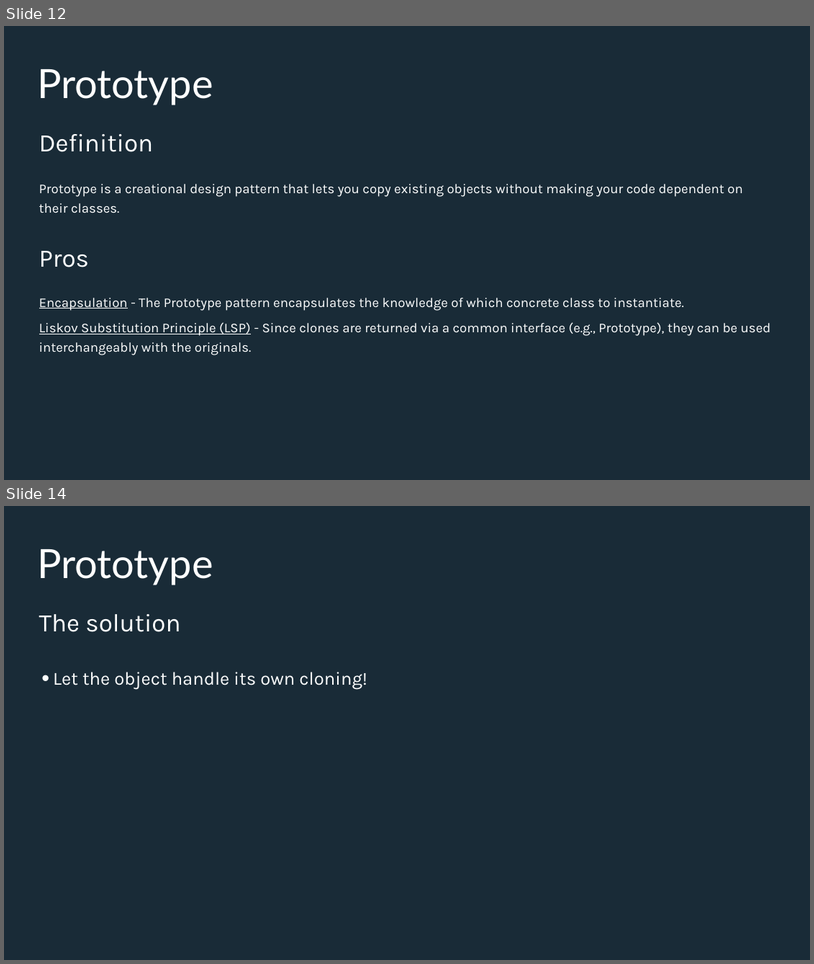
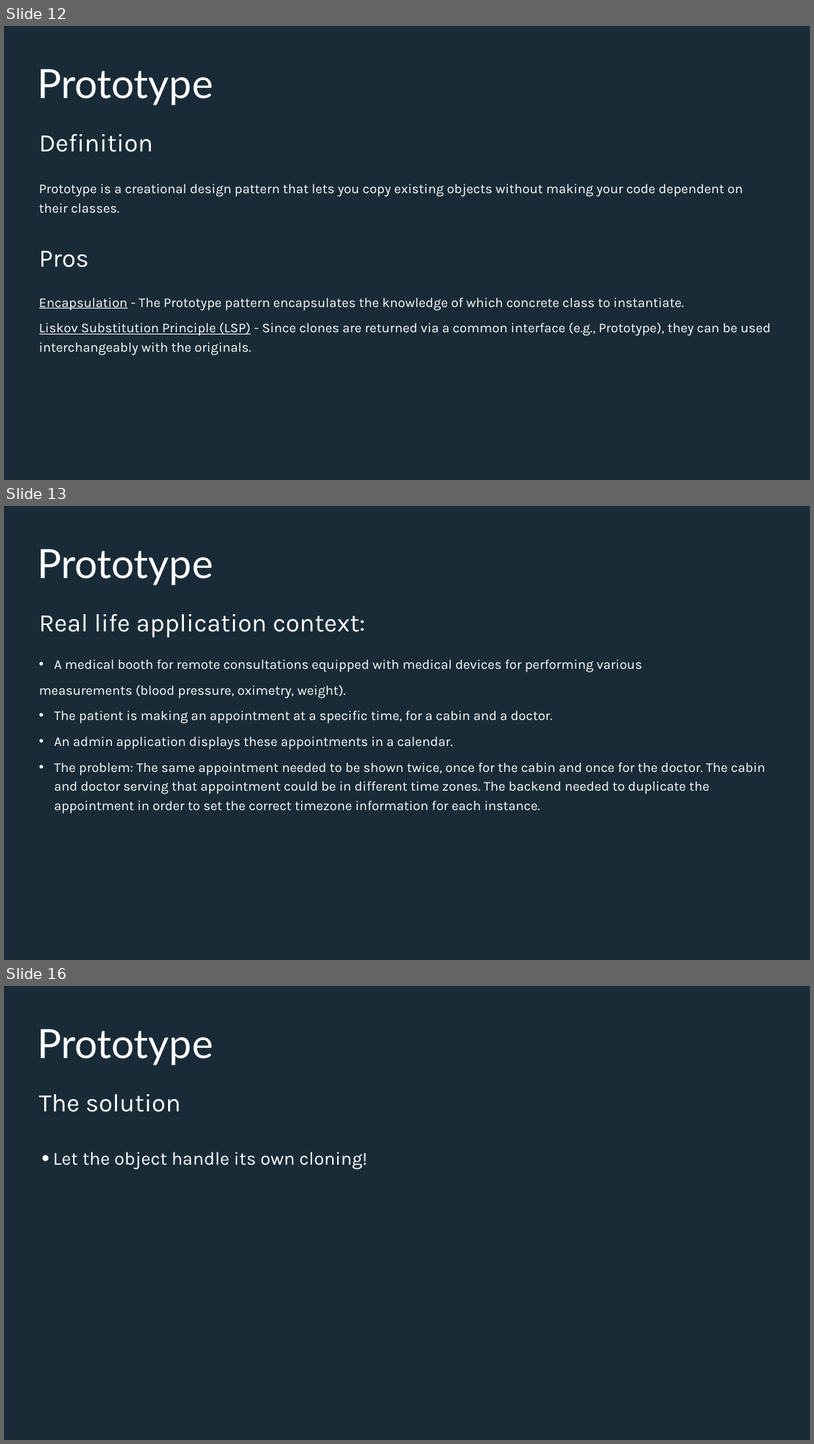
Before and after one commit to Iamsdl/Endava-DesignPatterns, a slide deck: PPT/Back to the basics, explaining design patterns with real life examples - Bridge & Prototype.pptx. Shown one above the other, each under a label of ours: slides 12 and 14 before the commit, slides 12, 13 and 16 after it; the slides between them are not shown. The pictures are 814x964 and 814x1444 pixels, drawn with LibreOffice and Linux fonts; fonts in the diff are those of the drawing. Boxes give left, top, right and bottom in pixels: in the first picture for what was removed or moved away, otherwise in the second. Text is boxed around its words. In the diff, an @@ line names an element or a change of style, - is before the commit and + after.

```diff
--- a/PPT/Back to the basics, explaining design patterns with real life examples - Bridge & Prototype.pptx
+++ b/PPT/Back to the basics, explaining design patterns with real life examples - Bridge & Prototype.pptx
@@ slide 13 added at bbox=[4, 506, 810, 960], background #192B37 @@
@@ title added at bbox=[37, 549, 214, 585], 96 pt, text #FFFFFF @@
+Prototype
@@ text added at bbox=[39, 614, 366, 638], 60 pt, text #FEFFFF @@
+Real life application context:
@@ text added at bbox=[39, 659, 766, 813], 32 pt, text #FEFFFF @@
+• A medical booth for remote consultations equipped with medical devices for performing various
+measurements (blood pressure, oximetry, weight).
+• The patient is making an appointment at a specific time, for a cabin and a doctor.
+• An admin application displays these appointments in a calendar.
+• The problem: The same appointment needed to be shown twice, once for the cabin and once for the doctor. The cabin and doctor serving that appointment could be in different time zones. The backend needed to duplicate the appointment in order to set the correct timezone information for each instance.
@@ what was slide 14 is now slide 16 @@
```
Also in this commit, not shown: 1 slide changed, 3 other slides added, 2 slides removed, 3 other files.
